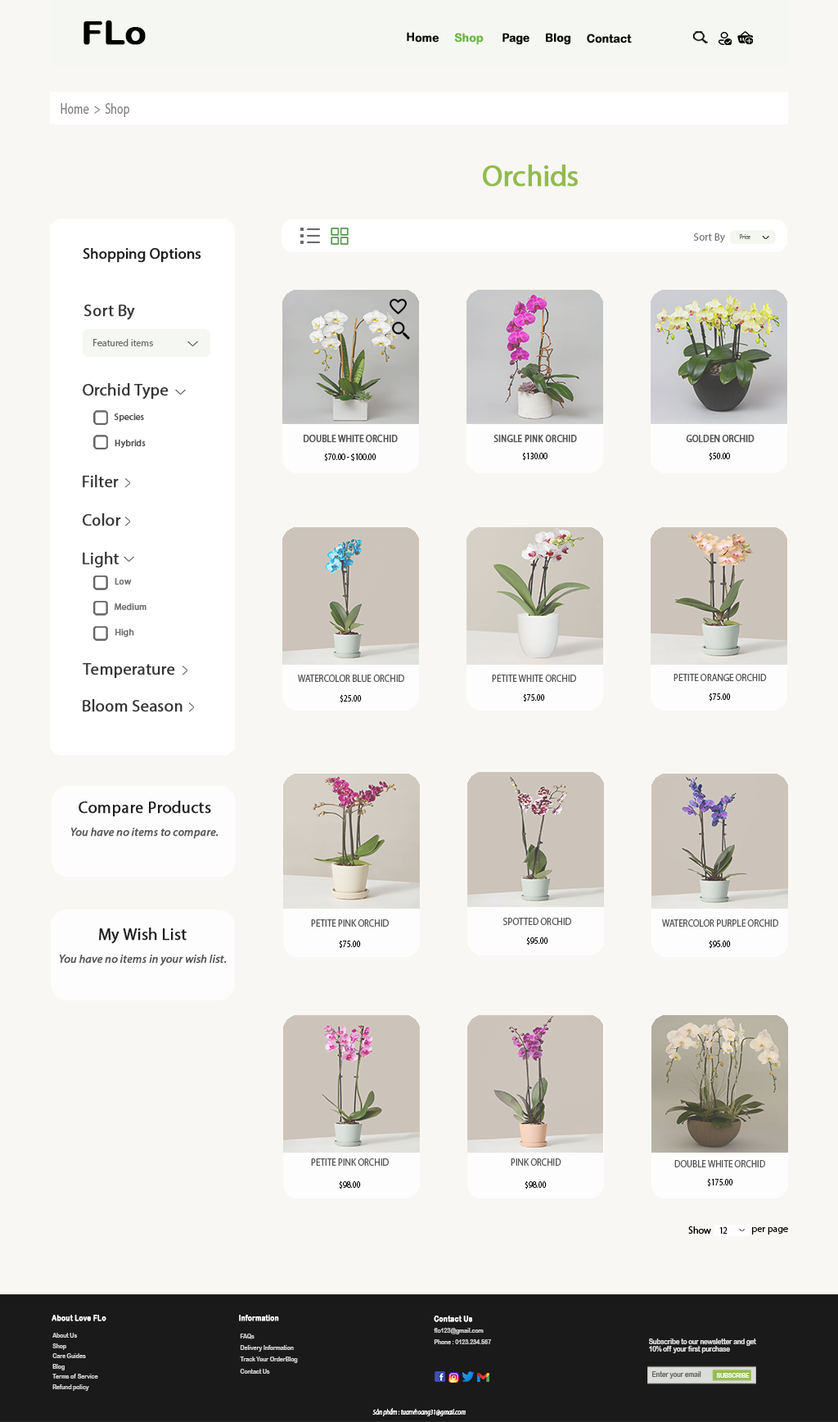
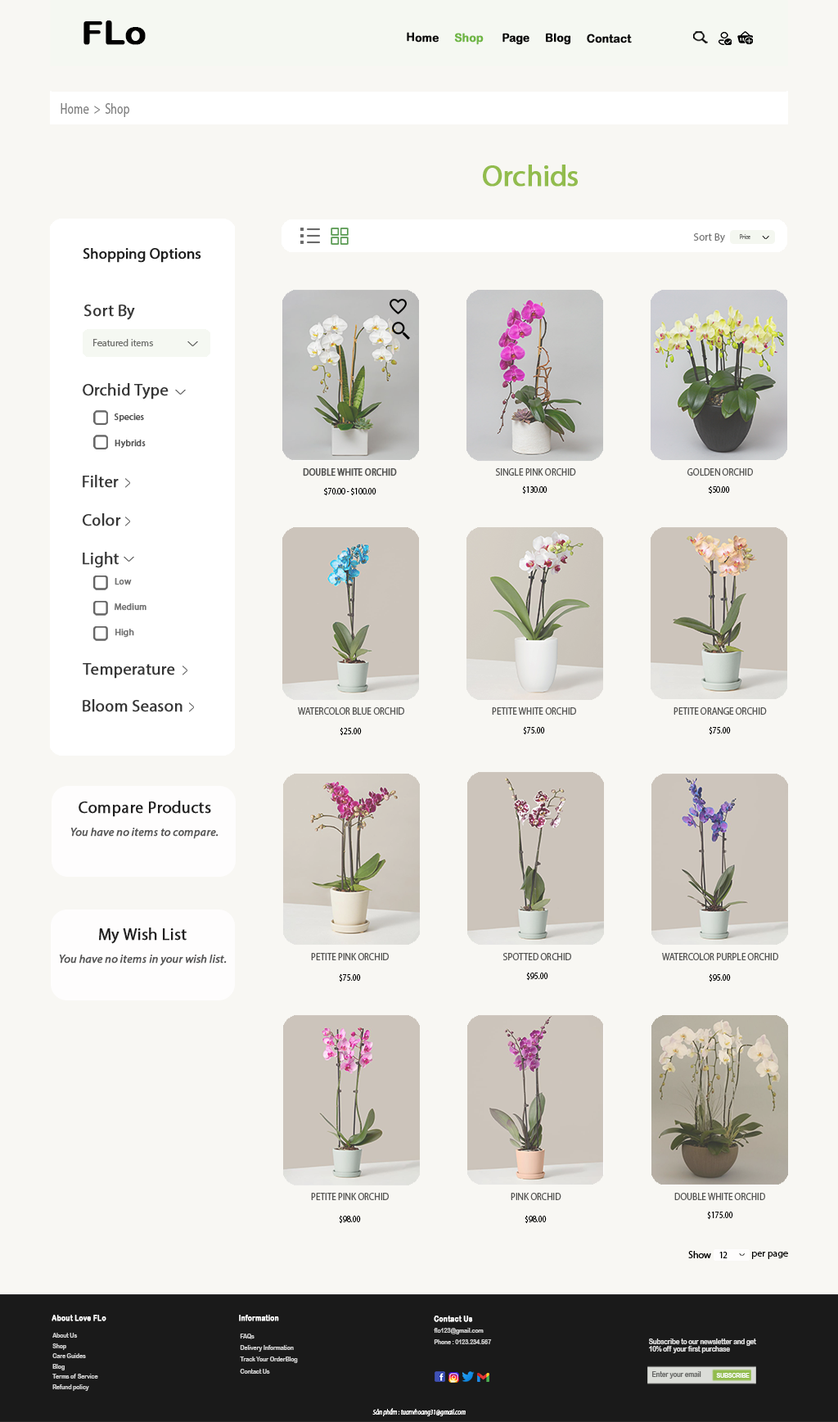
Comparing the layer stacks of the two 838 x 1422 images. Changes:
painted on "Rounded Rectangle 2" (1st of 12, in "Artboard 1" › "column-main" › "col-lg" › "col-lg-12") over [651, 1014, 789, 1199]
painted on "Rounded Rectangle 2" (2nd of 12, in "Artboard 1" › "column-main" › "col-lg" › "col-lg-11") over [467, 1014, 604, 1199]
painted on "Rounded Rectangle 2" (3rd of 12, in "Artboard 1" › "column-main" › "col-lg" › "col-lg-10") over [283, 1014, 420, 1199]
painted on "orchid18" over [651, 773, 789, 947]
painted on "Rounded Rectangle 2" (4th of 12, in "Artboard 1" › "column-main" › "col-lg" › "col-lg-9") over [651, 773, 789, 957]
painted on "orchid17" over [467, 771, 604, 947]
painted on "Rounded Rectangle 2" (5th of 12, in "Artboard 1" › "column-main" › "col-lg" › "col-lg-8") over [467, 771, 604, 956]
painted on "Rounded Rectangle 2" (6th of 12, in "Artboard 1" › "column-main" › "col-lg" › "col-lg-7") over [283, 773, 420, 957]
painted on "orchid4" over [650, 527, 788, 703]
painted on "Rounded Rectangle 2" (7th of 12, in "Artboard 1" › "column-main" › "col-lg" › "col-lg-6") over [650, 527, 788, 711]
painted on "orchid3" over [466, 527, 604, 701]
painted on "Rounded Rectangle 2" (8th of 12, in "Artboard 1" › "column-main" › "col-lg" › "col-lg-5") over [466, 527, 604, 711]
painted on "orchid13" over [282, 527, 420, 701]
painted on "Rounded Rectangle 2" (9th of 12, in "Artboard 1" › "column-main" › "col-lg" › "col-lg-4") over [282, 527, 420, 711]
painted on "orchid10" over [650, 289, 788, 469]
painted on "Rounded Rectangle 2" (10th of 12, in "Artboard 1" › "column-main" › "col-lg" › "col-lg-3") over [650, 289, 788, 474]
painted on "Rounded Rectangle 2" (11th of 12, in "Artboard 1" › "column-main" › "col-lg" › "col-lg-2") over [466, 289, 604, 474]
painted on "Rounded Rectangle 2" (12th of 12, in "Artboard 1" › "column-main" › "col-lg" › "col-lg-1") over [282, 289, 420, 474]
…and 52 more changes (15 added, 23 moved_by, 10 painted, 2 removed, 24 stack)
